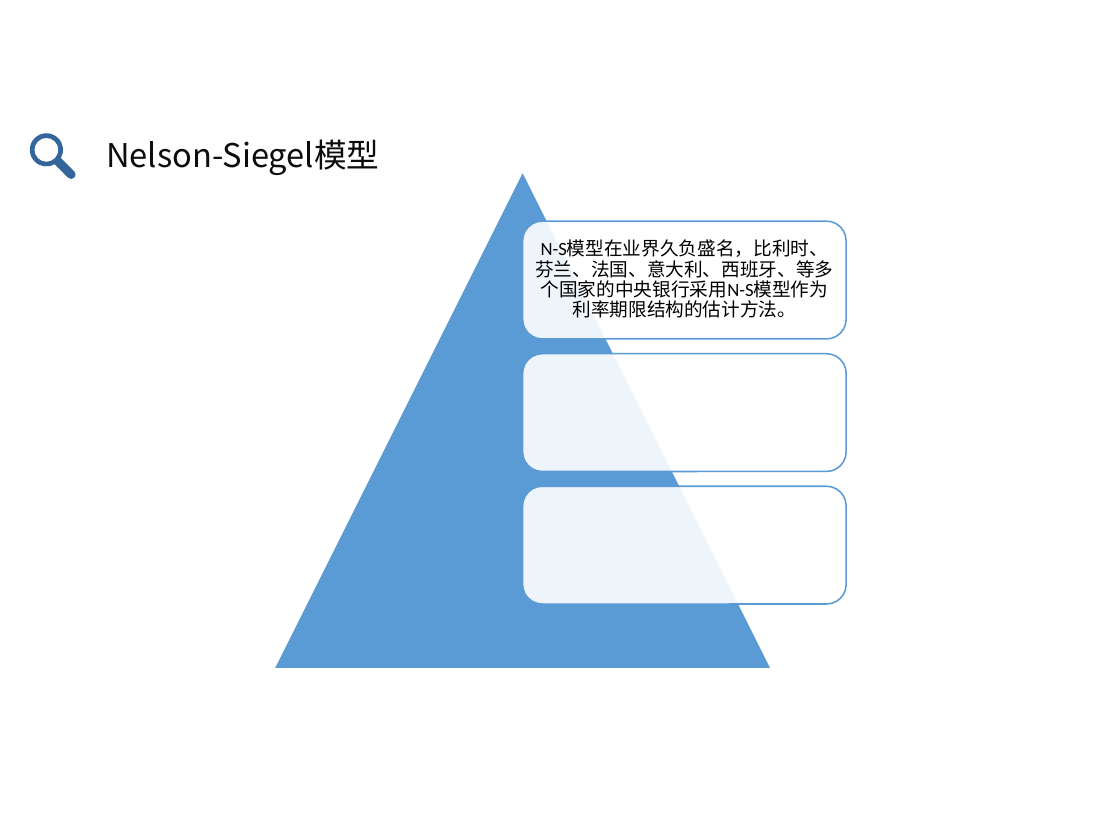
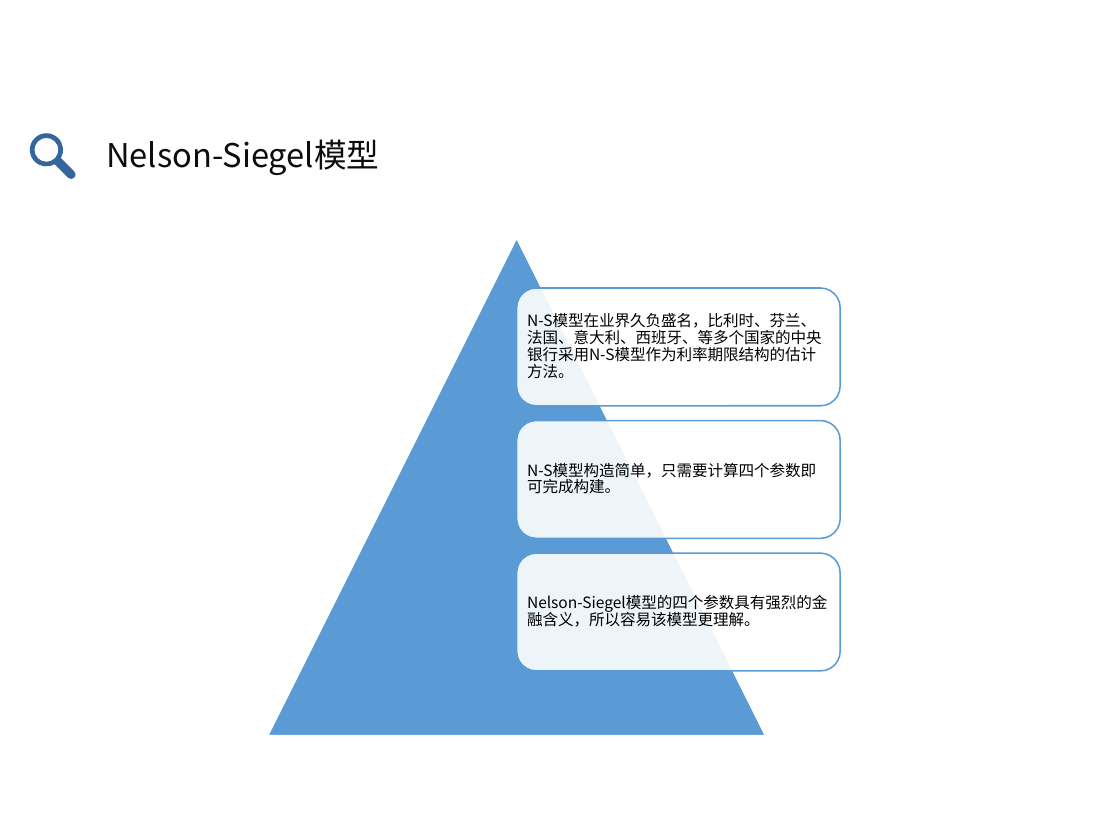
Before and after one commit to zhongdeming428/graduation-design, a slide deck: slide 19 of 阶段性报告/毕设答辩.pptx. Drawn at 1120x840 pixels with LibreOffice and Linux fonts; fonts in the diff are those of the drawing. Boxes give left, top, right and bottom in pixels: in the first picture for what was removed or moved away, otherwise in the second. Text is boxed around its words. In the diff, an @@ line names an element or a change of style, - is before the commit and + after.

```diff
--- a/阶段性报告/毕设答辩.pptx
+++ b/阶段性报告/毕设答辩.pptx
@@ triangle: place and size @@
-triangle at bbox=[273, 171, 771, 669]
+triangle at bbox=[268, 237, 765, 735]
@@ rounded rectangle: place and size @@
-rounded rectangle at bbox=[523, 354, 847, 472]
+rounded rectangle at bbox=[516, 288, 840, 405]
@@ text "N-S模型在业界久负盛名，比利时、芬兰、法国、意大利、西班牙、等多个国家的中央银行采用N-S模型作为利率期限结构的估计方 ...": place and size @@
-text "N-S模型在业界久负盛名，比利时、芬兰、法国、意大利、西班牙、等多个国家的中央银行采用N-S模型作为利率期限结构的估计方 ..." at bbox=[535, 240, 833, 318]
+text "N-S模型在业界久负盛名，比利时、芬兰、法国、意大利、西班牙、等多个国家的中央银行采用N-S模型作为利率期限结构的估计方 ..." at bbox=[527, 313, 822, 378]
@@ text "N-S模型在业界久负盛名，比利时、芬兰、法国、意大利、西班牙、等多个国家的中央银行采用N-S模型作为利率期限结构的估计方 ..." at bbox=[527, 313, 822, 378]: size 12 to 10 pt, font Calibri to Noto Sans CJK SC; alignment centre to left @@
@@ rounded rectangle: place and size @@
-rounded rectangle at bbox=[523, 486, 847, 604]
+rounded rectangle at bbox=[516, 421, 840, 539]
@@ text added at bbox=[527, 463, 816, 494], 10 pt, text #000000 @@
+N-S模型构造简单，只需要计算四个参数即可完成构建。
@@ rounded rectangle: place and size @@
-rounded rectangle at bbox=[523, 221, 847, 338]
+rounded rectangle at bbox=[516, 553, 840, 671]
@@ text added at bbox=[527, 595, 827, 627], 10 pt, text #000000 @@
+Nelson-Siegel模型的四个参数具有强烈的金融含义，所以容易该模型更理解。
```
Also in this commit, not shown: 12 slides added, 1 slide removed, 1 other file.
